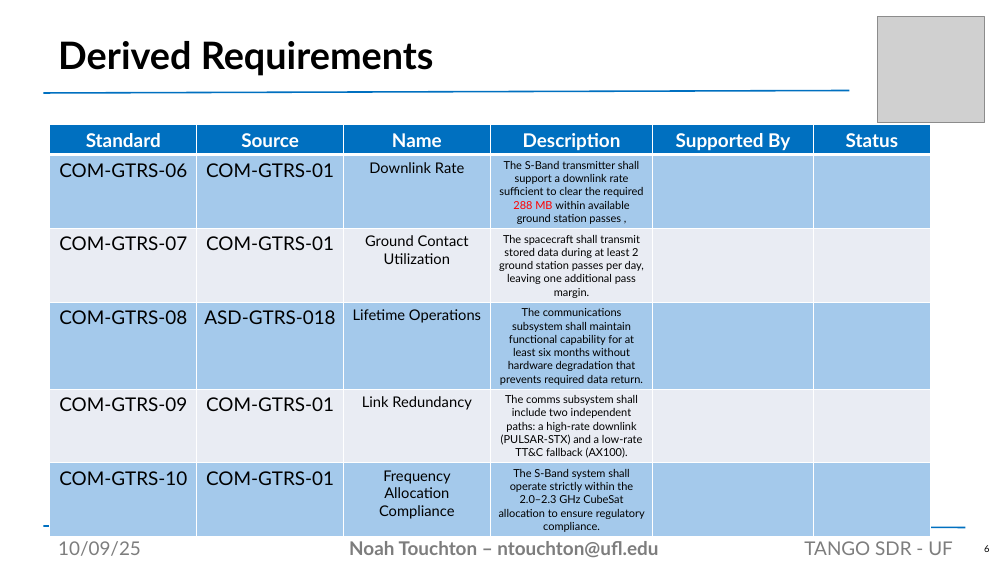
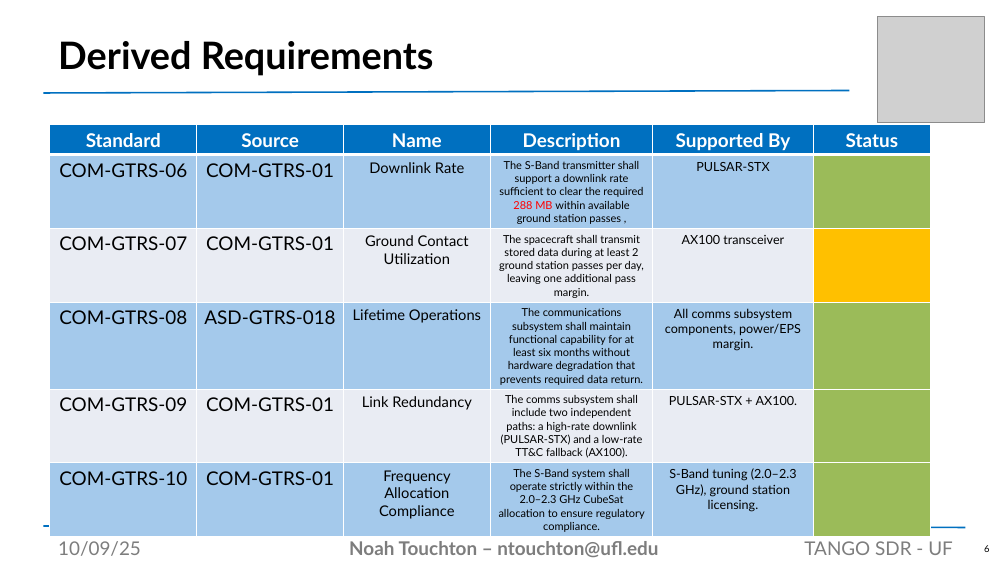
Before and after one commit to noahtouchton/School, a slide deck: slide 6 of Fall 2025/Aero Design 1/PowerPoint/SDR Presentation Template.pptx. Drawn at 1008x567 pixels with LibreOffice and Linux fonts; fonts in the diff are those of the drawing; grey boxes stand for pictures. Boxes give left, top, right and bottom in pixels: in the first picture for what was removed or moved away, otherwise in the second. Text is boxed around its words. In the diff, an @@ line names an element or a change of style, - is before the commit and + after.

```diff
--- a/Fall 2025/Aero Design 1/PowerPoint/SDR Presentation Template.pptx
+++ b/Fall 2025/Aero Design 1/PowerPoint/SDR Presentation Template.pptx
@@ table at bbox=[50, 125, 930, 536] @@
-row 2, column 5: 
+row 2, column 5: PULSAR-STX
-row 3, column 5: 
+row 3, column 5: AX100 transceiver
-row 4, column 5: 
+row 4, column 5: All comms subsystem components, power/EPS margin.
-row 5, column 5: 
+row 5, column 5: PULSAR-STX + AX100.
-row 6, column 5: 
+row 6, column 5: S-Band tuning (2.0–2.3 GHz), ground station licensing.
@@ fill #A4C9EB to #9BBB59 in 3 cells @@
@@ fill #E9EDF4 to #FFC000 in row 3, column 6 @@
@@ fill #E9EDF4 to #9BBB59 in row 5, column 6 @@
```
Also in this commit, not shown: 5 other slides changed, 19 slides added, 2 slides removed, 5 other files.
